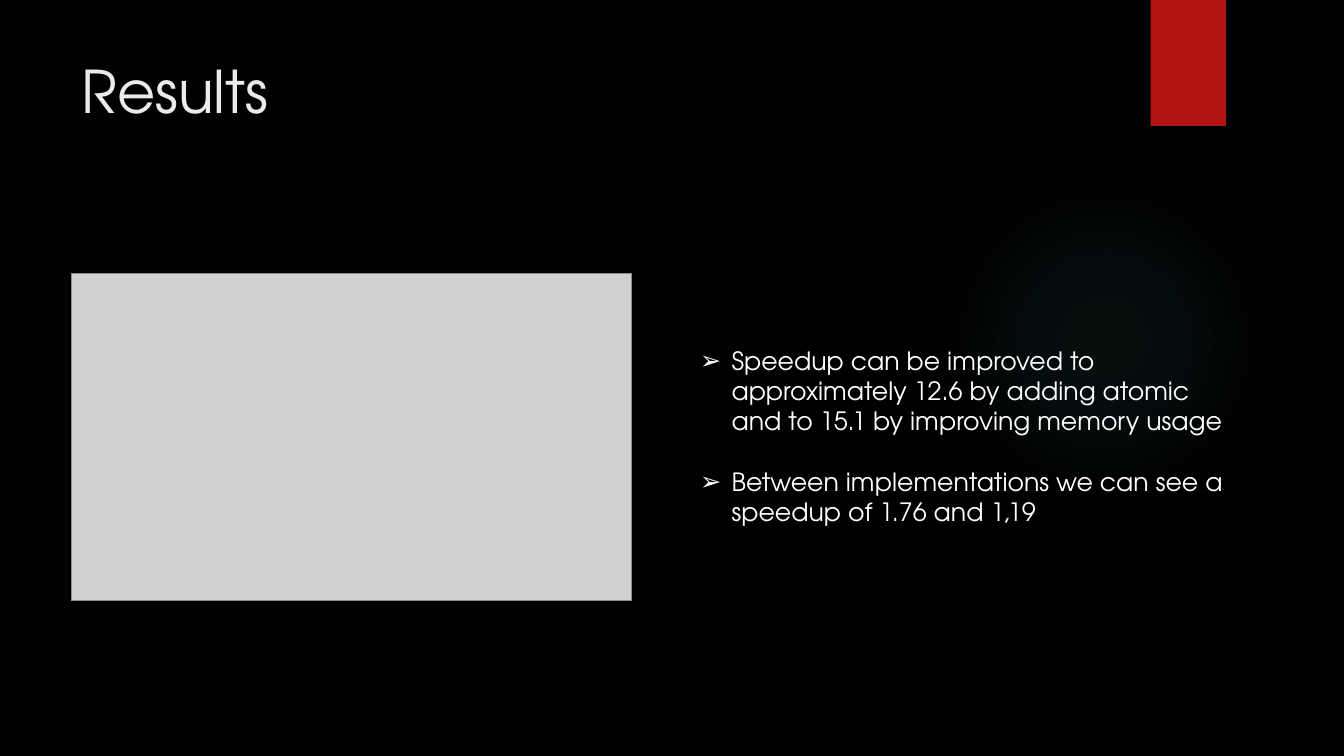
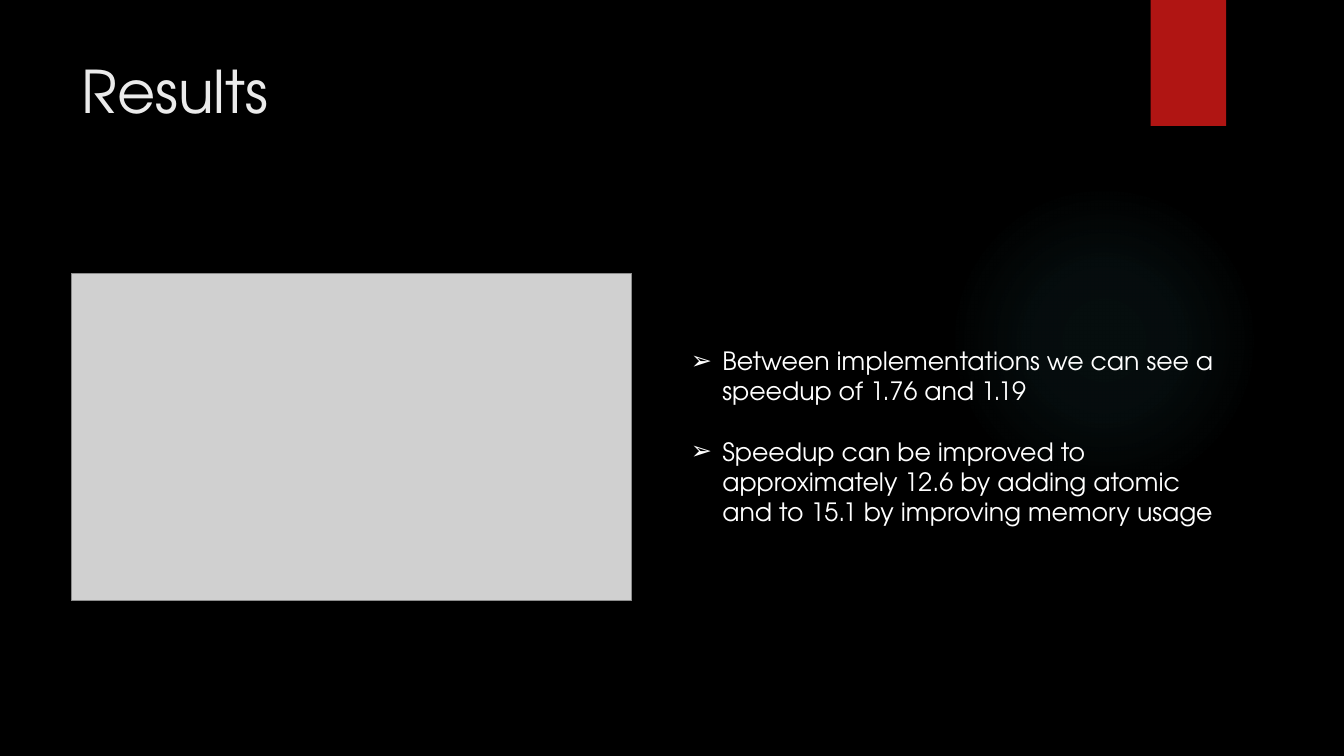
Before and after one commit to pedrocarrega/projectPCM, a slide deck: slide 6 of presentation.pptx. Drawn at 1344x756 pixels with LibreOffice and Linux fonts; fonts in the diff are those of the drawing; grey boxes stand for pictures; background and template pictures are left out. Boxes give left, top, right and bottom in pixels: in the first picture for what was removed or moved away, otherwise in the second. Text is boxed around its words. In the diff, an @@ line names an element or a change of style, - is before the commit and + after.

Commit message:
more results

```diff
--- a/presentation.pptx
+++ b/presentation.pptx
@@ text "Between implementations we can see ...": place and size @@
-text "Between implementations we can see ..." at (732,351,1222,526)
+text "Between implementations we can see ..." at (722,351,1213,527)
@@ text at (722,351,1213,405): paragraph added @@
+➢ Between implementations we can see a speedup of 1.76 and 1.19
@@ text at (732,472,1222,526): paragraph removed @@
-➢ Between implementations we can see a speedup of 1.76 and 1,19
```
Also in this commit, not shown: 1 other slide changed.
